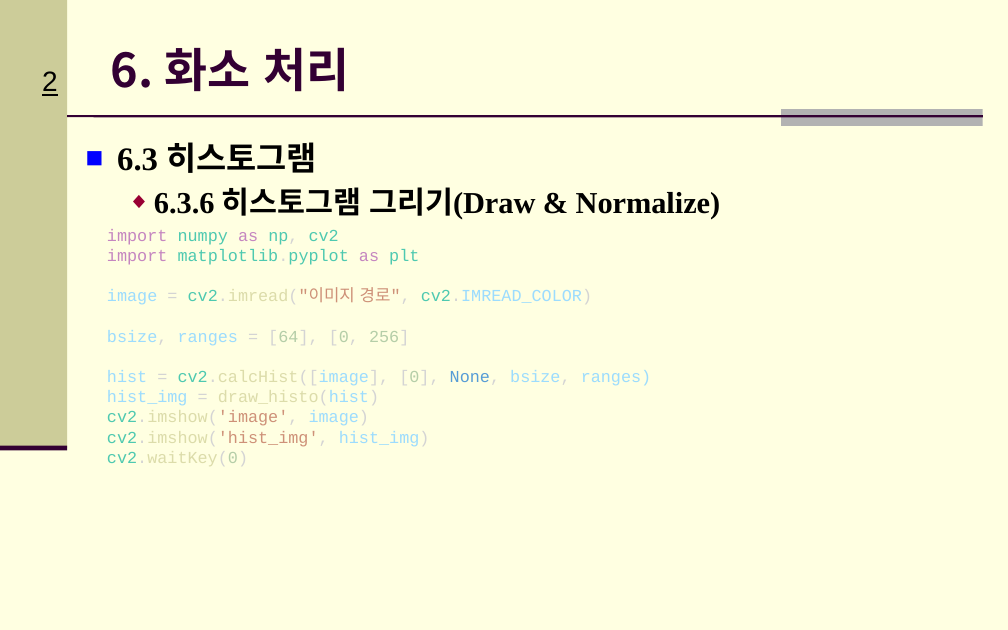
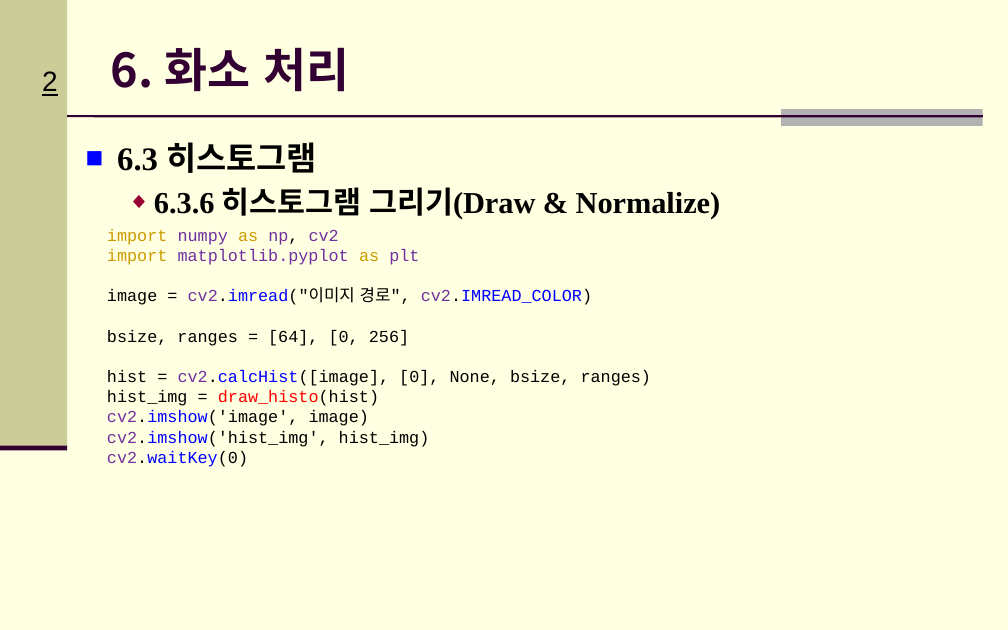
Before and after one commit to Hitbee-dev/OpenCV-Python, a slide deck: slide 2 of 2022-11-08/documents/CH_06 화소 처리.pptx. Drawn at 1008x630 pixels with LibreOffice and Linux fonts; fonts in the diff are those of the drawing; background and template pictures are left out. Boxes give left, top, right and bottom in pixels: in the first picture for what was removed or moved away, otherwise in the second. Text is boxed around its words. In the diff, an @@ line names an element or a change of style, - is before the commit and + after.

```diff
--- a/2022-11-08/documents/CH_06 화소 처리.pptx
+++ b/2022-11-08/documents/CH_06 화소 처리.pptx
@@ text "import numpy as np, cv2" at (x1=107, y1=229, x2=652, y2=467): text colour #C586C0 to #CC9B00 in "import as", "import as"; text colour #4EC9B0 to #7030A0 in "numpy np, cv2", "matplotlib.pyplot plt", "cv2.imread("이미지 cv2.IMREAD_COLOR)", "cv2.calcHist([image]," and 3 more places; text colour #D4D4D4 to #000000 in "np,", "= cv2.imread("이미지 경로", cv2.IMREAD_COLOR)", "bsize, = [64], [0, 256]", "= cv2.calcHist([image], [0], None, bsize," and 4 more places; text colour #D4D4D4 to #7030A0 in "matplotlib.pyplot"; text colour #9CDCFE to #000000 in "image", "bsize, ranges", "hist cv2.calcHist([image], bsize, ranges)", "hist_img draw_histo(hist)" and 2 more places; text colour #DCDCAA to #0000FF in "cv2.imread("이미지", "cv2.calcHist([image],", "cv2.imshow('image',", "cv2.imshow('hist_img'," and 1 more places; text colour #CE9178 to #000000 in "cv2.imread("이미지 경로",", "cv2.imshow('image',", "cv2.imshow('hist_img',"; text colour #9CDCFE to #0000FF in "cv2.IMREAD_COLOR)"; text colour #B5CEA8 to #000000 in "[64], [0, 256]", "[0],", "cv2.waitKey(0)"; text colour #569CD6 to #000000 in "None,"; text colour #DCDCAA to #FF0000 in "draw_histo(hist)" @@
```
Also in this commit, not shown: 5 other slides changed, 4 slides added, 4 other files.
